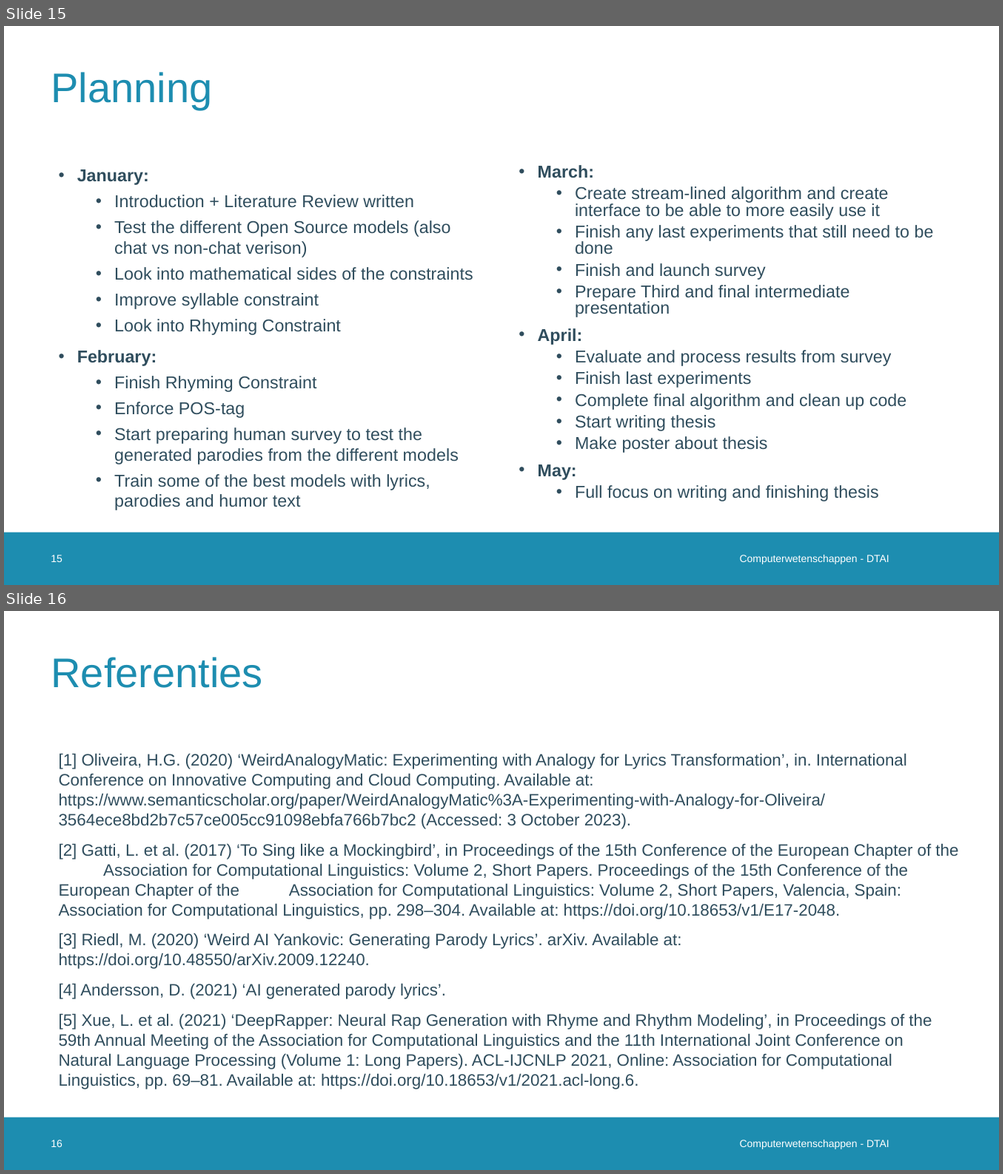
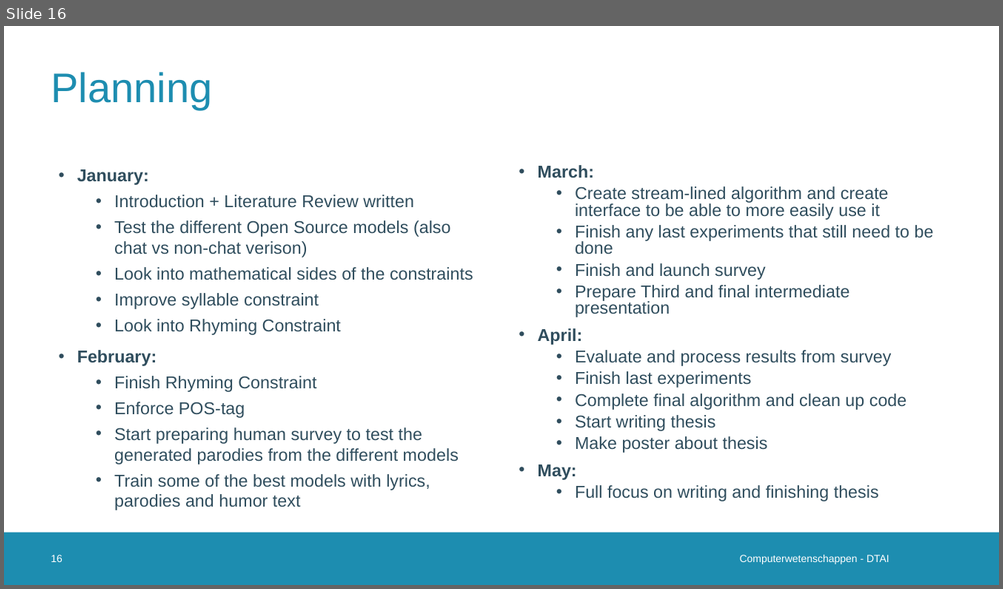
Before and after one commit to Alintermans/Thesis, a slide deck: Presentations/Second Intermediate Presentation/Presentation.pptx. Shown one above the other, each under a label of ours: slides 15 and 16 before the commit, slide 16 after it. The pictures are 1003x1174 and 1003x589 pixels, drawn with LibreOffice and Linux fonts; fonts in the diff are those of the drawing; background and template pictures are left out. Boxes give left, top, right and bottom in pixels: in the first picture for what was removed or moved away, otherwise in the second. Text is boxed around its words. In the diff, an @@ line names an element or a change of style, - is before the commit and + after.

```diff
--- a/Presentations/Second Intermediate Presentation/Presentation.pptx
+++ b/Presentations/Second Intermediate Presentation/Presentation.pptx
@@ slide 16 removed at [4, 611, 999, 1170], background #FFFFFF; not listed: 1 template element that a slide beside it also shows @@
@@ title removed at [51, 657, 262, 688] @@
-Referenties
@@ text removed at [59, 753, 958, 1090] @@
-[1] Oliveira, H.G. (2020) ‘WeirdAnalogyMatic: Experimenting with Analogy for Lyrics Transformation’, in. International Conference on Innovative Computing and Cloud Computing. Available at: https://www.semanticscholar.org/paper/WeirdAnalogyMatic%3A-Experimenting-with-Analogy-for-Oliveira/3564ece8bd2b7c57ce005cc91098ebfa766b7bc2 (Accessed: 3 October 2023).
-[2] Gatti, L. et al. (2017) ‘To Sing like a Mockingbird’, in Proceedings of the 15th Conference of the European Chapter of the Association for Computational Linguistics: Volume 2, Short Papers. Proceedings of the 15th Conference of the European Chapter of the Association for Computational Linguistics: Volume 2, Short Papers, Valencia, Spain: Association for Computational Linguistics, pp. 298–304. Available at: https://doi.org/10.18653/v1/E17-2048.
-[3] Riedl, M. (2020) ‘Weird AI Yankovic: Generating Parody Lyrics’. arXiv. Available at: https://doi.org/10.48550/arXiv.2009.12240.
-[4] Andersson, D. (2021) ‘AI generated parody lyrics’.
-[5] Xue, L. et al. (2021) ‘DeepRapper: Neural Rap Generation with Rhyme and Rhythm Modeling’, in Proceedings of the 59th Annual Meeting of the Association for Computational Linguistics and the 11th International Joint Conference on Natural Language Processing (Volume 1: Long Papers). ACL-IJCNLP 2021, Online: Association for Computational Linguistics, pp. 69–81. Available at: https://doi.org/10.18653/v1/2021.acl-long.6.
@@ page number removed at [51, 1140, 62, 1147] @@
-16
@@ text removed at [740, 1140, 889, 1150] @@
-Computerwetenschappen - DTAI
@@ what was slide 15 is now slide 16 @@
@@ page number at [51, 555, 62, 562]: text changed @@
-15
+16
```
Also in this commit, not shown: 2 slides changed, 1 slide added.
